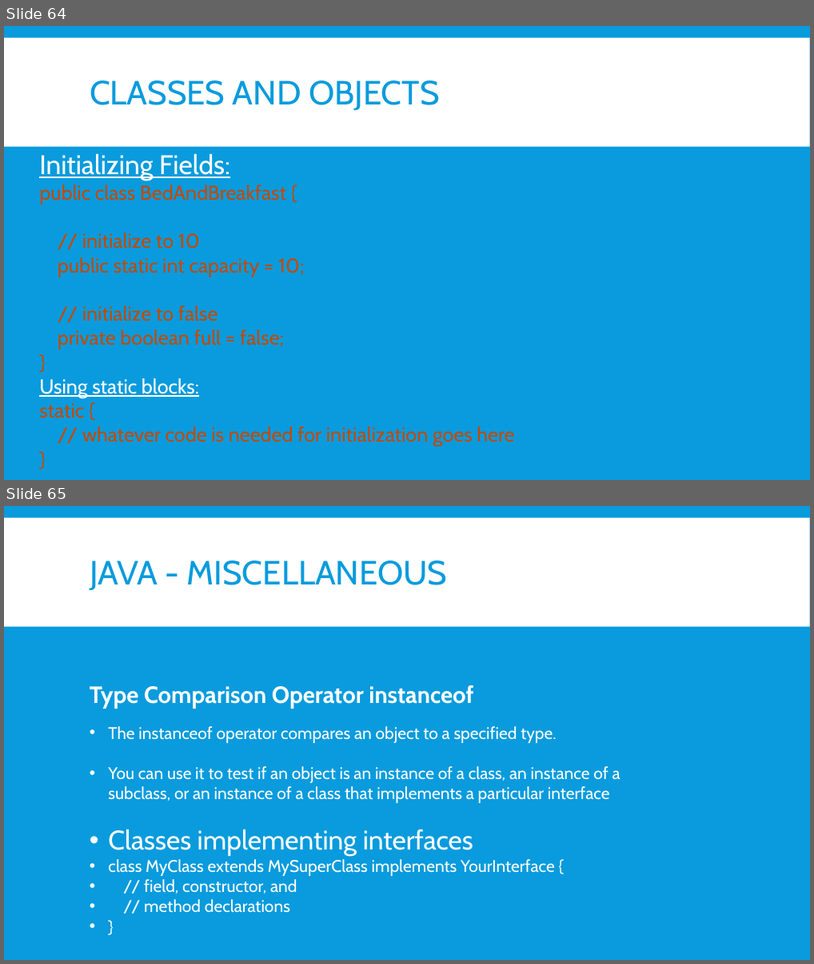
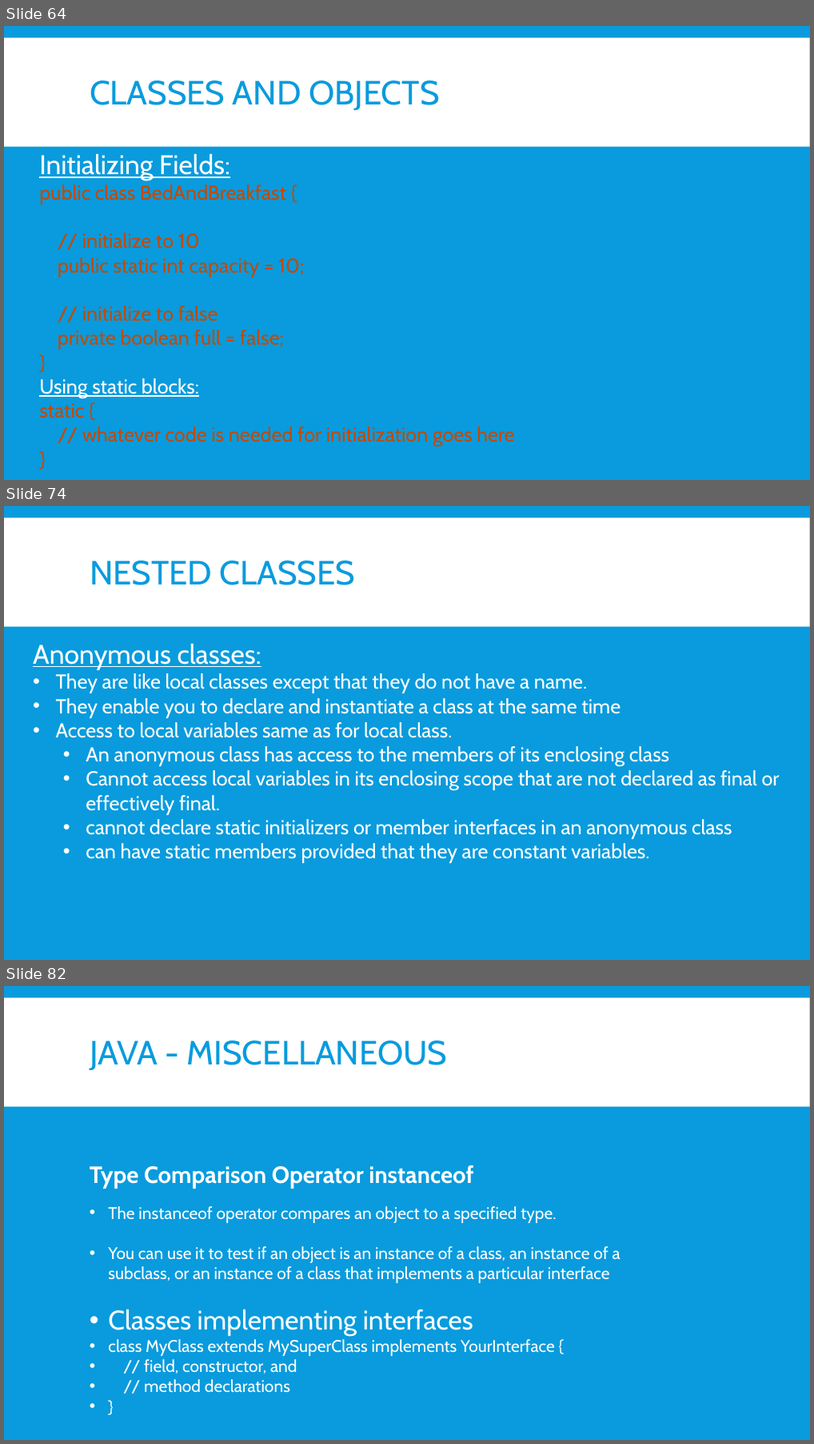
Before and after one commit to nmsgit1234/TechnicalDocs, a slide deck: training/core_java/core_java.pptx. Shown one above the other, each under a label of ours: slides 64 and 65 before the commit, slides 64, 74 and 82 after it; the slides between them are not shown. The pictures are 814x964 and 814x1444 pixels, drawn with LibreOffice and Linux fonts; fonts in the diff are those of the drawing. Boxes give left, top, right and bottom in pixels: in the first picture for what was removed or moved away, otherwise in the second. Text is boxed around its words. In the diff, an @@ line names an element or a change of style, - is before the commit and + after.

Commit message:
updated for interfaces

```diff
--- a/training/core_java/core_java.pptx
+++ b/training/core_java/core_java.pptx
@@ slide 74 added at (4,506,810,960), background #099BDD; not listed: 1 template element that a slide beside it also shows @@
@@ title added at (90,560,355,585), 40 pt, text #099BDD @@
+NESTED CLASSES
@@ text added at (33,643,780,863), 24 pt, text #FFFFFF @@
+Anonymous classes:
+• They are like local classes except that they do not have a name.
+• They enable you to declare and instantiate a class at the same time
+• Access to local variables same as for local class.
+  • An anonymous class has access to the members of its enclosing class
+  • Cannot access local variables in its enclosing scope that are not declared as final or effectively final.
+  • cannot declare static initializers or member interfaces in an anonymous class
+  • can have static members provided that they are constant variables.
@@ what was slide 65 is now slide 82 @@
```
Also in this commit, not shown: 2 slides changed, 16 other slides added, 9 other files.
